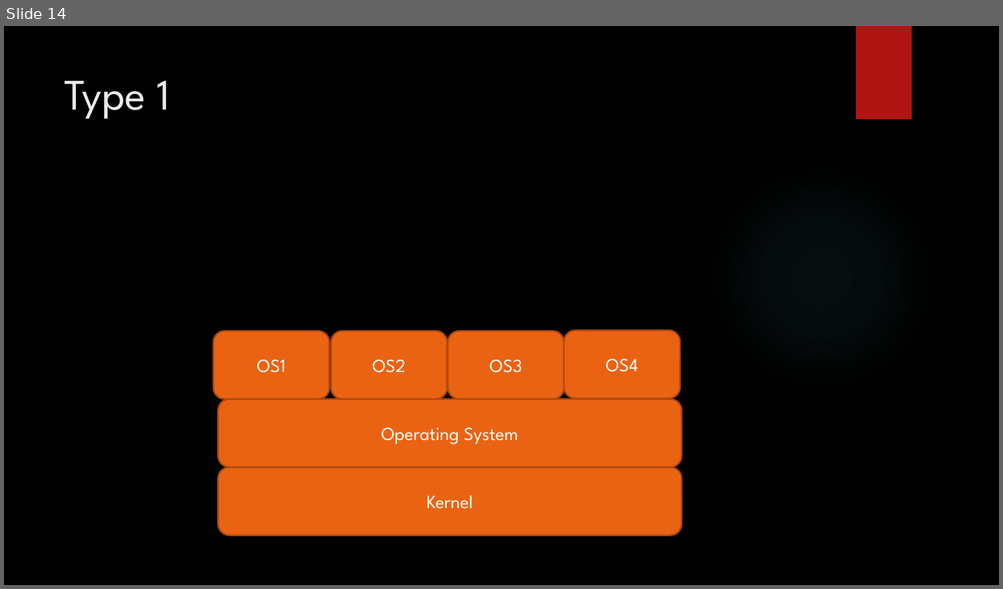
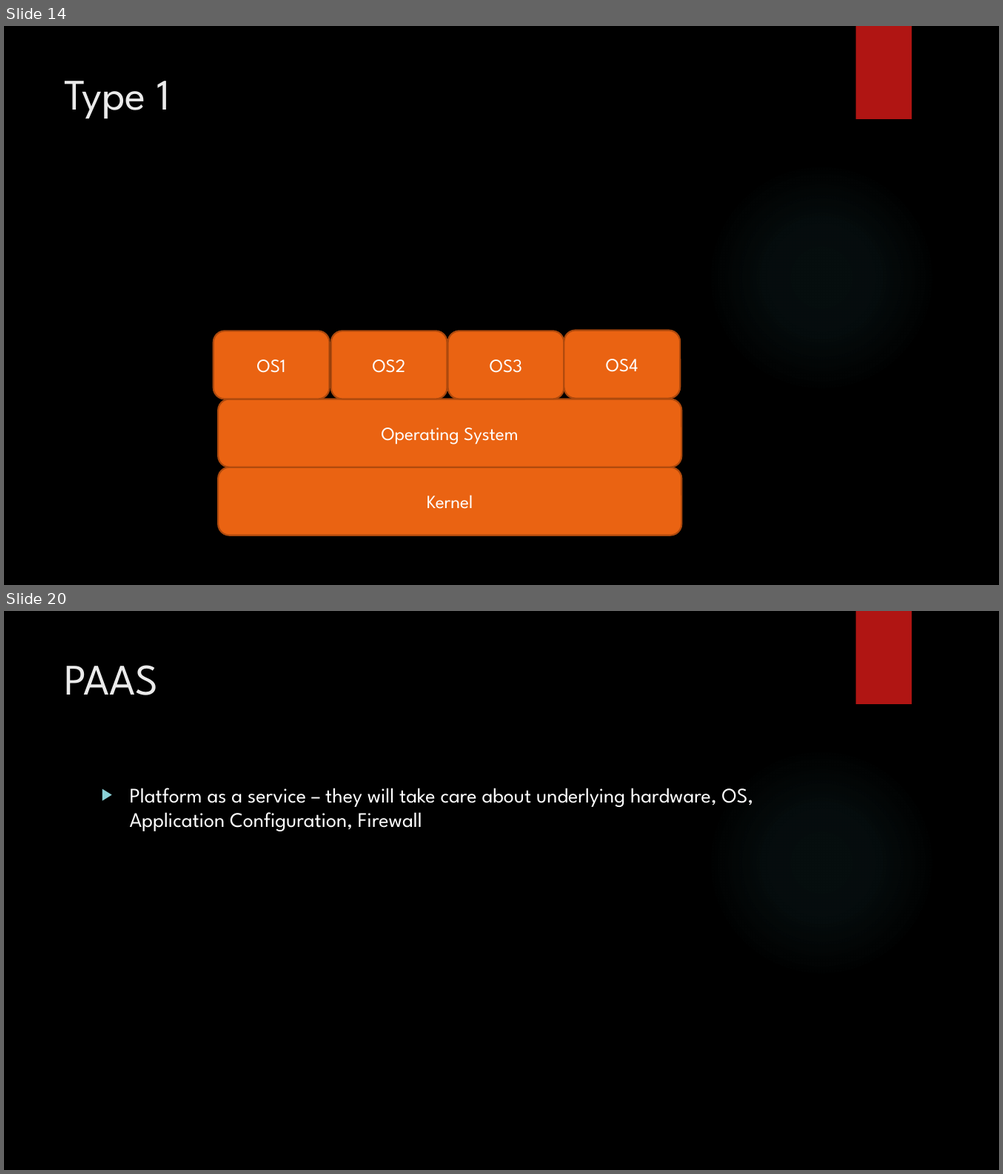
Before and after one commit to karthick1808/DW001, a slide deck: Cloud Basics.pptx. Shown one above the other, each under a label of ours: slide 14 before the commit, slides 14 and 20 after it; the slides between them are not shown. The pictures are 1003x589 and 1003x1174 pixels, drawn with LibreOffice and Linux fonts; fonts in the diff are those of the drawing; background and template pictures are left out. Boxes give left, top, right and bottom in pixels: in the first picture for what was removed or moved away, otherwise in the second. Text is boxed around its words. In the diff, an @@ line names an element or a change of style, - is before the commit and + after.

```diff
--- a/Cloud Basics.pptx
+++ b/Cloud Basics.pptx
@@ slide 20 added at (4, 611, 999, 1170), background picture (left out); not listed: 2 template elements that a slide beside it also shows @@
@@ title added at (64, 665, 158, 695), 42 pt, text #EBEBEB @@
+PAAS
@@ text added at (130, 788, 754, 832), 20 pt, text #FFFFFF @@
+▶ Platform as a service – they will take care about underlying hardware, OS, Application Configuration, Firewall
```
Also in this commit, not shown: 2 slides changed, 7 other slides added.
